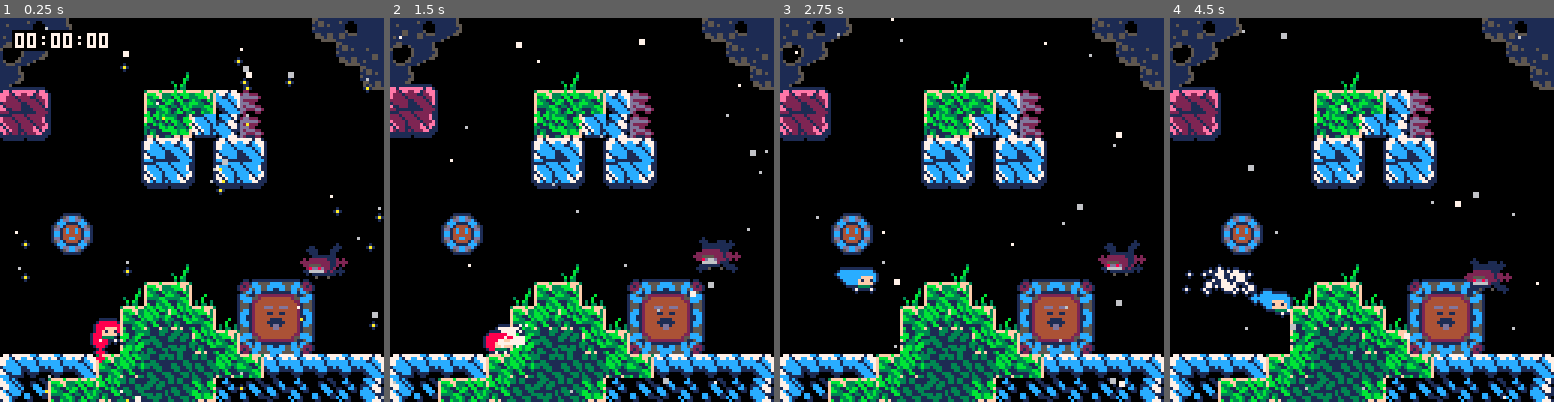
Above: before the commit, frames 1-4 (left to right).
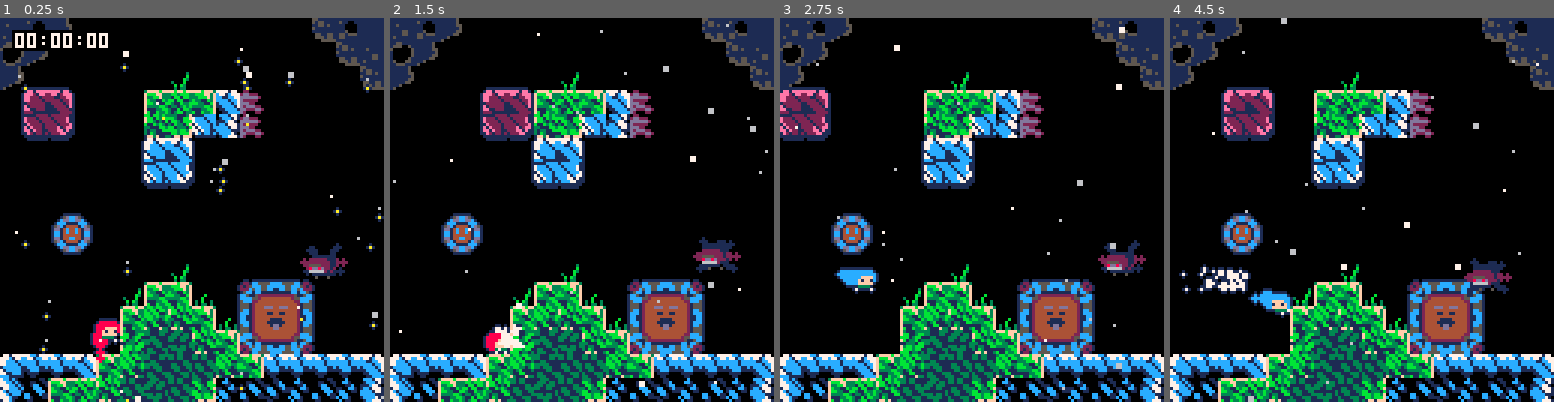
Above: after the commit, the same moments.

Repository: CelesteClassic/newleste.p8
Game: PICO-8 cartridge reflection.p8
Two runs of this game, one before a commit and one after it. Both use one fixed random seed, a clock stepped at 60 frames per second and the inputs below.
Inputs:
- Up to frame 1 (0.25 s): no input
- Up to frame 2 (1.5 s): tap X (X key) at 0.33, 1.07 s; tap O (Z key) at 0.7 s
- Up to frame 3 (2.75 s): hold Right 1.6-2.1 s; tap O (Z key) at 1.7, 2.1, 2.5 s; tap X (X key) at 1.85 s; hold Up 2.15-2.42 s; hold Right from 2.47 s (still down)
- Up to frame 4 (4.5 s): tap O (Z key) every 0.4 s from 2.9 to 4.1 s; tap X (X key) at 2.97, 4.08 s; release Right at 3.03 s; hold Left 3.08-3.58 s; hold Down 3.63-3.97 s; hold Right from 4.02 s (still down)

The runs differ from the first frame. In frame 1, 4.1% of the frame differs, in the area x 0-70%, y 2-98%; in frame 2, 6.1%; in frame 3, 2.3%; in frame 4, 6.7%, in the area x 0-97%, y 0-100%.

Commit message:
almost done bugfixing

Diff:
--- a/reflection.p8
+++ b/reflection.p8
@@ -1,7 +1,7 @@
 pico-8 cartridge // http://www.pico-8.com
 version 42
 __lua__
---newleste.p8 base cart
+--newleste.p8 - reflection
 
 _g=_ENV
 
@@ -18,8 +18,12 @@
   return {x=x,y=y}
 end
 
-function rectangle(x,y,w,h)
-  return {x=x,y=y,w=w,h=h}
+function v0() return vector(0,0) end
+
+function rectangle(str)
+	tbl={}
+	tbl.x,tbl.y,tbl.w,tbl.h=unpack(split(str))
+	return tbl
 end
 
 -- [globals]
@@ -36,7 +40,7 @@
 -- [entry point]
 
 function _init()
-  _g.max_djump,_g.deaths,_g.frames,_g.seconds,_g.minutes,_g.music_timer,_g.time_ticking,_g.berry_count=1,0,0,0,0,0,true,0
+  max_djump,deaths,frames,seconds,minutes,music_timer,time_ticking,berry_count=1,0,0,0,0,0,true,0
   music(0,0,7)
   load_level(1)
 end
@@ -45,7 +49,7 @@
 -- [effects]
 
 function rnd128()
-  return rnd(128)
+  return rnd'128'
 end
 
 clouds={}
@@ -53,8 +57,8 @@
   add(clouds,{
     x=rnd128(),
     y=rnd128(),
-    spd=1+rnd(4),
-    w=32+rnd(32)
+    spd=1+rnd'4',
+    w=32+rnd'32'
   })
 end
 
@@ -63,10 +67,10 @@
   add(particles,{
     x=rnd128(),
     y=rnd128(),
-    s=flr(rnd(1.25)),
-    spd=0.25+rnd(5),
+    s=flr(rnd'1.25'),
+    spd=0.25+rnd'5',
     off=rnd(),
-    c=6+rnd(2),
+    c=6+rnd'2',
   })
 end
 
@@ -77,20 +81,11 @@
 player={
   layer=2,
   init=function(_ENV)
-    grace,jbuffer=0,0
-    djump=_g.max_djump
-    dash_time,dash_effect_time=0,0
-    dash_target_x,dash_target_y=0,0
-    dash_accel_x,dash_accel_y=0,0
-    hitbox=rectangle(1,3,6,5)
-    spr_off=0
-    collides=true
-    bouncetimer=0
+    grace,jbuffer,djump,dash_time,dash_effect_time,dash_target_x,dash_target_y,dash_accel_x,dash_accel_y,hitbox=0,0,max_djump,0,0,0,0,0,0,rectangle'1,3,6,5'
+    spr_off,collides,bouncetimer=0,true,0
     create_hair(_ENV)
     -- <fruitrain> --
-    berry_timer=0
-    feather=false
-    _g.berry_count=0
+    berry_timer,feather,_berry_count=0,false,0
     particles={}
     -- </fruitrain> --
   end,
@@ -211,7 +206,7 @@
         berry_timer+=1
       else
         berry_timer=0
-        _g.berry_count=0
+        _berry_count=0
       end
 
       for f in all(fruitrain) do
@@ -220,9 +215,9 @@
           -- save berry
           -- save golden
           berry_timer=-5
-          _g.berry_count+=1
-          _g._g.got_fruit[f.fruit_id]=true
-          init_object(lifeup, f.x, f.y,_g.berry_count)
+          _berry_count+=1
+          _g.got_fruit[f.fruit_id]=true
+          init_object(lifeup, f.x, f.y,_berry_count)
           del(fruitrain, f)
           destroy_object(f)
           if (fruitrain[1]) fruitrain[1].target=_ENV
@@ -475,7 +470,7 @@
         elseif y>target then
           -- clamp at target y
           y=target
-          spd=vector(0,0)
+          spd=v0()
           state=2
           delay=5
           init_smoke(0,4)
@@ -567,7 +562,7 @@
   init=function(_ENV)
     offset=rnd(1)
     timer=0
-    hitbox=rectangle(-1,-1,10,10)
+    hitbox=rectangle'-1,-1,10,10'
     active=true
   end,
   update=function(_ENV)
@@ -670,15 +665,11 @@
 
 --- <fruitrain> ---
 fruitrain={}
---[[fruit={
+--[[
+fruit={
   check_fruit=true,
   init=function(_ENV)
-    y_=y
-    off=0
-    follow=false
-    tx=x
-    ty=y
-    golden=sprite==11
+    _y,y,off,follow,tx,ty,golden=0,false,x,y,sprite==11
     if golden and _g.deaths>0 then
       destroy_object(_ENV)
     end
@@ -778,7 +769,7 @@
     ?sprite<=5 and sprite.."000" or "1UP",x-4,y-4,7+flash%2
     --<fruitrain>--
   end
-}]]
+}--]]
 --commented out berries- fix golden berry later
 ---[[
 kevin={
@@ -813,7 +804,7 @@
 
             add(retrace_list,vector(x,y))
             dirx,diry=xdir,ydir
-            spd=vector(0,0)
+            spd=v0()
             hit_timer=10
             active=true
             shake=4
@@ -857,8 +848,8 @@
         del(retrace_list,last)
         retrace_timer=5
         shake=4
-        spd=vector(0,0)
-        rem=vector(0,0)
+        spd=v0()
+        rem=v0()
       else
         spd=vector(appr(spd.x,sign(last.x-x),0.2),appr(spd.y,sign(last.y-y),0.2))
       end
@@ -867,8 +858,8 @@
   draw=function(_ENV)
     local x,y=x,y
     if shake>0 then
-      x+=rnd(2)-1
-      y+=rnd(2)-1
+      x+=rnd'2'-1
+      y+=rnd'2'-1
     end
     local r,b=x+hitbox.w-8,y+hitbox.h-8
     local up,down,left,right=active and diry==-1,active and diry==1,active and dirx==-1,active and dirx==1
@@ -905,7 +896,7 @@
 
 bumper={
   init=function(_ENV)
-    hitbox=rectangle(1,1,14,14)
+    hitbox=rectangle'1,1,14,14'
     hittimer=0
     outline=false
   end,
@@ -1178,7 +1169,7 @@
     init_smoke(-4+2*sign(spdx),-4)
 
     hitbox,         t,y_,particles=
-    rectangle(-2,-2,5,5),0,     y,  {}
+    rectangle'-2,-2,5,5',0,     y,  {}
   end,
   update=function(_ENV)
     t+=0.05
@@ -1203,7 +1194,7 @@
       p.x+=p.dx
       p.y+=p.dy
       if rnd()<0.3 then
-        p.c=split"7,8,14"[1+flr(rnd(3))]
+        p.c=split"7,8,14"[1+flr(rnd'3')]
       end
       p.d-=1
       if p.d<0 then
@@ -1322,9 +1313,9 @@
       local x3,y3=x1-128*dx12,y1-128*dy12
 
       --draw ball electricity lines
-      for i=0,rnd(4) do
+      for i=0,rnd'4' do
         local a = rnd()
-        line(x1,y1,x1+cos(a)*rnd(7),y1+sin(a)*rnd(7),7)
+        line(x1,y1,x1+cos(a)*rnd'7',y1+sin(a)*rnd'7',7)
       end
 
       --x,y,magnitude to player,scale with big laser,color flashing white
@@ -1335,7 +1326,7 @@
       for i=0,10 do
         _x-=dx12/d
         _y-=dy12/d
-        line(_x+(rnd(10)-5)*s,_y+(rnd(10)-5)*s,maybe() and 0 or timer>45 and c or 2)
+        line(_x+(rnd'10'-5)*s,_y+(rnd'10'-5)*s,maybe() and 0 or timer>45 and c or 2)
         if timer==47 then
           for j=1,3 do
             add(particles,{
@@ -1374,8 +1365,8 @@
 function plat_draw(_ENV)
   local x,y=x,y
   if shake>0 then
-    x+=rnd(2)-1
-    y+=rnd(2)-1
+    x+=rnd'2'-1
+    y+=rnd'2'-1
   end
 
   local r,d,t=x+hitbox.w-8,y+hitbox.h-8,1.5*timer-4.5
@@ -1460,7 +1451,6 @@
     if not badestate then
       timer=1
     end
-		local targetx,targety=0,0
 
     local dx,dy=targetx-x,targety-y
     local d=sqrt(dx^2+dy^2)
@@ -1522,22 +1512,26 @@
 end
 
 -- [tile dict]
-tiles={
-  [1]=player_spawn,
-  [8]=side_spring,
-  [9]=spring,
-  --[10]=fruit,
-  --[11]=fruit,
-  --[12]=fly_fruit,
-  [15]=refill,
-  [23]=fall_floor,
-  [64]=kevin,
-  [68]=bumper,
-  [70]=feather,
-  [74]=badeline,
-  [75]=fall_plat,
-  [77]=osc_plat
-}
+tiles={}
+foreach(split([[
+1,player_spawn
+8,side_spring
+9,spring
+10,fruit
+11,fruit
+12,fly_fruit
+15,refill
+23,fall_floor
+64,kevin
+68,bumper
+70,feather
+74,badeline
+75,fall_plat
+77,osc_plat
+]],'\n'),function(t)
+local tile,obj=unpack(split(t))
+tiles[tile]=_ENV[obj]
+end)
 
 
 -- [object functions]
@@ -1545,13 +1539,13 @@
 function init_object(_type,sx,sy,tile)
   --generate and check berry id
   local id=sx..","..sy..","..lvl_id
-  if _type.check_fruit and _g.got_fruit[id] then
+  if _type.check_fruit and got_fruit[id] then
     return
   end
   --local _g=_g
   local _ENV=setmetatable({},{__index=_g})
   type, collideable, sprite, flip, x, y, hitbox, spd, rem, fruit_id, outline, draw_seed=
-  _type, true, tile, vector(), sx, sy, rectangle(0,0,8,8), vector(0,0), vector(0,0), id, true, rnd()
+  _type, true, tile, vector(), sx, sy, rectangle'0,0,8,8', vector(0,0), vector(0,0), id, true, rnd()
 
   function left() return x+hitbox.x end
   function right() return left()+hitbox.w-1 end
@@ -1719,7 +1714,7 @@
   foreach(objects,destroy_object)
 
   --reset camera speed
-  _g.cam_spdx,_g.cam_spdy=0,0
+  cam_spdx,cam_spdy=0,0
 
   local diff_level=lvl_id~=id
 
@@ -1734,15 +1729,15 @@
 
 
   --drawing timer setup
-  _g.ui_timer=5
+  ui_timer=5
 
   --reload map
   if diff_level then
     reload()
     --chcek for mapdata strings
-    if mapdata[lvl_id] then
-      replace_mapdata(lvl_x,lvl_y,lvl_w,lvl_h,mapdata[lvl_id])
-    end
+--    if mapdata[lvl_id] then
+--      replace_mapdata(lvl_x,lvl_y,lvl_w,lvl_h,mapdata[lvl_id])
+--    end
   end
 
   -- entities
@@ -1751,23 +1746,25 @@
       local tile=tile_at(tx,ty)
       if tiles[tile] then
         init_object(tiles[tile],tx*8,ty*8,tile)
-      elseif tile>=128 then
+      end
+      if tile>=128 then
         init_object(garbage,tx*8,ty*8,tile-128)
       end
 
     end
   end
+
   foreach(objects,function(o)
     (o.type.end_init or time)(o)
   end)
 
   --<camtrigger>--
   --generate camera triggers
-  _g.cam_offx,_g.cam_offy=0,0
+  cam_offx,cam_offy=0,0
   for s in all(camera_offsets[lvl_id]) do
     local tx,ty,tw,th,offx,offy=unpack(split(s))
     local t=init_object(camera_trigger,tx*8,ty*8)
-    t.hitbox,t.offx,t.offy=rectangle(0,0,tw*8,th*8),offx,offy
+    t.hitbox,t.offx,t.offy=rectangle('0,0,'..tw*8 ..','..th*8),offx,offy
   end
   --</camtrigger>--
 end
@@ -1775,36 +1772,36 @@
 -- [main update loop]
 
 function _update()
-  _g.frames+=1
-  if _g.time_ticking then
-    _g.seconds+=_g.frames\30
-    _g.minutes+=_g.seconds\60
-    _g.seconds%=60
-  end
-  _g.frames%=30
-
-  if _g.music_timer>0 then
-    _g.music_timer-=1
-    if _g.music_timer<=0 then
+  frames+=1
+  if time_ticking then
+    seconds+=frames\30
+    minutes+=seconds\60
+    seconds%=60
+  end
+  frames%=30
+
+  if music_timer>0 then
+    music_timer-=1
+    if music_timer<=0 then
       music(10,0,7)
     end
   end
 
-  if _g.sfx_timer>0 then
-    _g.sfx_timer-=1
-  end
-
-  -- cancel if _g.freeze
-  if _g.freeze>0 then
-    _g.freeze-=1
+  if sfx_timer>0 then
+    sfx_timer-=1
+  end
+
+  -- cancel if .freeze
+  if freeze>0 then
+    freeze-=1
     return
   end
 
   -- restart (soon)
-  if _g.delay_restart>0 then
-  	_g.cam_spdx,_g.cam_spdy=0,0
-    _g.delay_restart-=1
-    if _g.delay_restart==0 then
+  if delay_restart>0 then
+  	cam_spdx,cam_spdy=0,0
+    delay_restart-=1
+    if delay_restart==0 then
     -- <fruitrain> --
       if full_restart then
         full_restart=false
@@ -1836,7 +1833,7 @@
 -- [drawing functions]
 
 function _draw()
-  if _g.freeze>0 then
+  if freeze>0 then
     return
   end
 
@@ -1844,8 +1841,8 @@
   pal()
 
 	--set cam draw position
-  draw_x=round(_g.cam_x)-64
-  draw_y=round(_g.cam_y)-64
+  draw_x=round(cam_x)-64
+  draw_y=round(cam_y)-64
   camera(draw_x,draw_y)
 
   -- draw bg color
@@ -1853,7 +1850,7 @@
 
   -- bg clouds effect
   -- foreach(clouds,function(c)
-  --   c.x+=c.spd-_g.cam_spdx
+  --   c.x+=c.spd-.cam_spdx
   --   rectfill(c.x+draw_x,c.y+draw_y,c.x+c.w+draw_x,c.y+16-c.w*0.1875+draw_y,1)
   --   if c.x>128 then
   --     c.x=-c.w
@@ -1903,8 +1900,8 @@
   map(lvl_x,lvl_y,0,0,lvl_w,lvl_h,8)
   -- particles
   foreach(particles,function(p)
-    p.x+=p.spd-_g.cam_spdx
-    p.y+=sin(p.off)-_g.cam_spdy
+    p.x+=p.spd-cam_spdx
+    p.y+=sin(p.off)-cam_spdy
     p.y%=128
     p.off+=min(0.05,p.spd/32)
     rectfill(p.x+draw_x,p.y+draw_y,p.x+p.s+draw_x,p.y+p.s+draw_y,p.c)
@@ -1929,11 +1926,11 @@
   end)
 
   -- draw time
-  if _g.ui_timer>=-30 then
-  	if _g.ui_timer<0 then
+  if ui_timer>=-30 then
+  	if ui_timer<0 then
   		draw_time(draw_x+4,draw_y+4)
   	end
-  	_g.ui_timer-=1
+  	ui_timer-=1
   end
 
   -- <transition>
@@ -1972,7 +1969,7 @@
 
 function draw_time(x,y)
   rectfill(x,y,x+32,y+6,0)
-  ?two_digit_str(_g.minutes\60)..":"..two_digit_str(_g.minutes%60)..":"..two_digit_str(_g.seconds),x+1,y+1,7
+  ?two_digit_str(minutes\60)..":"..two_digit_str(minutes%60)..":"..two_digit_str(seconds),x+1,y+1,7
 end
 
 
@@ -2071,15 +2068,15 @@
 
 
 --replace mapdata with hex
-function replace_mapdata(x,y,w,h,data)
-  for y_=0,h*2-1,2 do
-    local offset=y*2+y_<64 and 8192 or 0
-    for x_=1,w*2,2 do
-      local i=x_+y_*w
-      poke(offset+x+y*128+y_*64+x_/2,"0x"..sub(data,i,i+1))
-    end
-  end
-end
+--function replace_mapdata(x,y,w,h,data)
+--  for y_=0,h*2-1,2 do
+--    local offset=y*2+y_<64 and 8192 or 0
+--    for x_=1,w*2,2 do
+--      local i=x_+y_*w
+--      poke(offset+x+y*128+y_*64+x_/2,"0x"..sub(data,i,i+1))
+--    end
+--  end
+--end
 
 --[[
 
@@ -2092,21 +2089,21 @@
 --]]
 
 --copy mapdata string to clipboard
-function get_mapdata(x,y,w,h)
-  local reserve=""
-  for y_=0,h*2-1,2 do
-    local offset=y*2+y_<64 and 8192 or 0
-    for x_=1,w*2,2 do
-      reserve=reserve..num2hex(peek(offset+x+y*128+y_*64+x_/2))
-    end
-  end
-  printh(reserve,"@clip")
-end
-
---convert mapdata to memory data
-function num2hex(v)
-  return sub(tostr(v,true),5,6)
-end
+--function get_mapdata(x,y,w,h)
+--  local reserve=""
+--  for y_=0,h*2-1,2 do
+--    local offset=y*2+y_<64 and 8192 or 0
+--    for x_=1,w*2,2 do
+--      reserve=reserve..num2hex(peek(offset+x+y*128+y_*64+x_/2))
+--    end
+--  end
+--  printh(reserve,"@clip")
+--end
+--
+----convert mapdata to memory data
+--function num2hex(v)
+--  return sub(tostr(v,true),5,6)
+--end
 __gfx__
 000000000000000000000000088888800000000000000000000000000000000000000000000000000300b0b00a0aa0a000000000000000000000000000077000
 00000000088888800888888088888888088888800888880000000000088888800004000000000000003b33000aa88aa0000777770000000000000000007bb700
@@ -2326,9 +2323,9 @@
 730000000000002c000000000000007100000000000000000000000000000000000000000000000000000000000000000000000000000000000000000000000000000000000000000000000000000000000000000000000000000000000000000000000000000000000000000000000000000000000000000000000000000000
 4d90000090002526272312000000000000000000000000000000000000000000000000000000000000000000000000000000000000000000000000000000000000000000000000000000000000000000000000000000000000000000000000000000000000000000000000000000000000000000000000000000000000000000
 4c00000000003537313012000000000000000000000000000000000000000000000000000000000000000000000000000000000000000000000000000000000000000000000000000000000000000000000000000000000000000000000000000000000000000000000000000000000000000000000000000000000000000000
-0000000000004d91004b4c000000000000000000000000000000000000000000000000000000000000000000000000000000000000000000000000000000000000000000000000000000000000000000000000000000000000000000000000000000000000000000000000000000000000000000000000000000000000000000
-0000000000008000004c00000000000000000000000000000000000000000000000000000000000000000000000000000000000000000000000000000000000000000000000000000000000000000000000000000000000000000000000000000000000000000000000000000000000000000000000000000000000000000000
-0000000000000000000000000000000000000000000000000000000000000000000000000000000000000000000000000000000000000000000000000000000000000000000000000000000000000000000000000000000000000000000000000000000000000000000000000000000000000000000000000000000000000000
+0000000000004d91000000000000000000000000000000000000000000000000000000000000000000000000000000000000000000000000000000000000000000000000000000000000000000000000000000000000000000000000000000000000000000000000000000000000000000000000000000000000000000000000
+0000000000008100000000000000000000000000000000000000000000000000000000000000000000000000000000000000000000000000000000000000000000000000000000000000000000000000000000000000000000000000000000000000000000000000000000000000000000000000000000000000000000000000
+000000000a000000000000000000000000000000000000000000000000000000000000000000000000000000000000000000000000000000000000000000000000000000000000000000000000000000000000000000000000000000000000000000000000000000000000000000000000000000000000000000000000000000
 0000440000810000000000000000000000000000000000000000000000000000000000000000000000000000000000000000000000000000000000000000000000000000000000000000000000000000000000000000000000000000000000000000000000000000000000000000000000000000000000000000000000000000
 0000000000000000000000000000000000000000000000000000000000000000000000000000000000000000000000000000000000000000000000000000000000000000000000000000000000000000000000000000000000000000000000000000000000000000000000000000000000000000000000000000000000000000
 000080000000912c00000000004a0000000000000a0000000000000000000000000000000000000000000000000000000000000000000000000000000000000000000000000000000000000000000000000000000000000000000000000000000000000000000000000000000000000000000000000000000000000000000000
